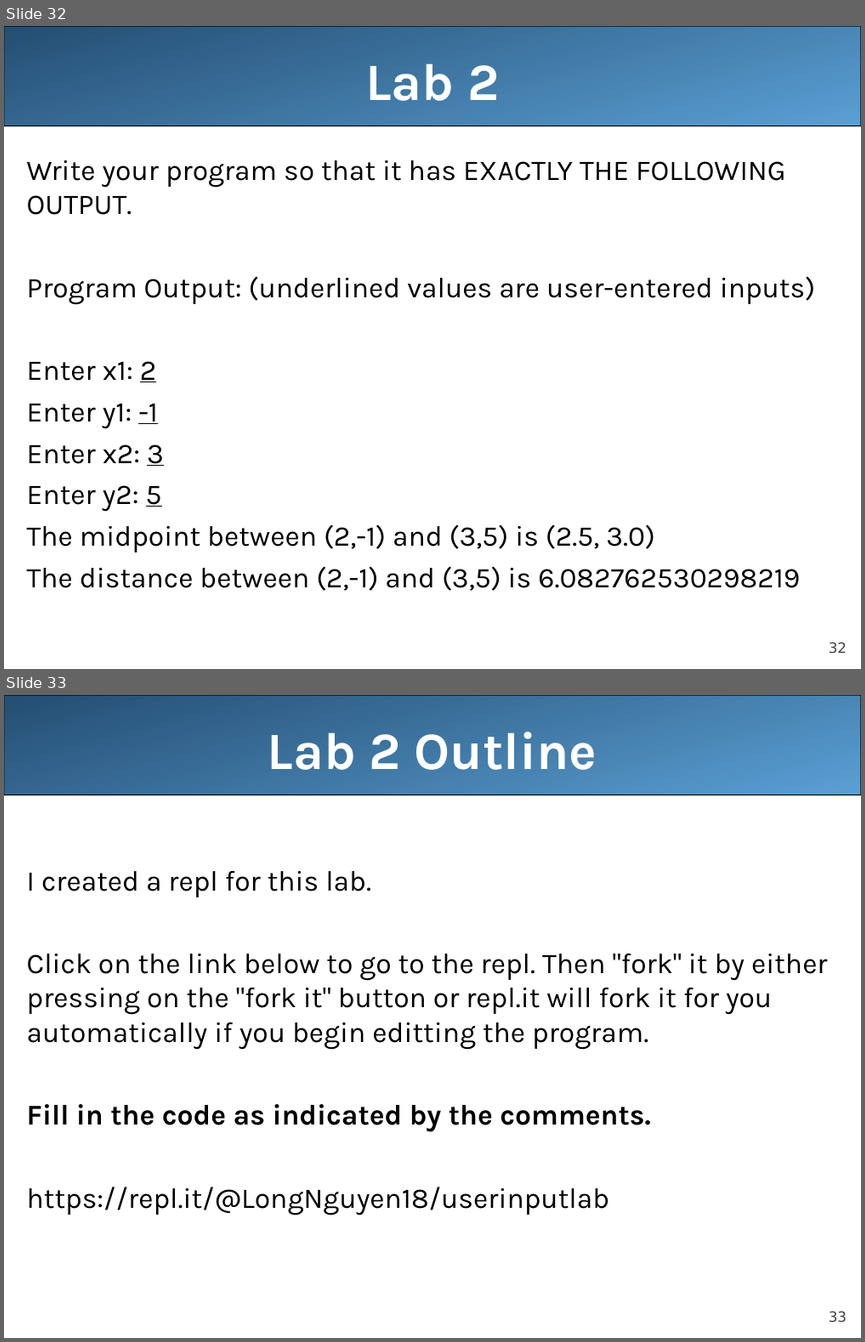
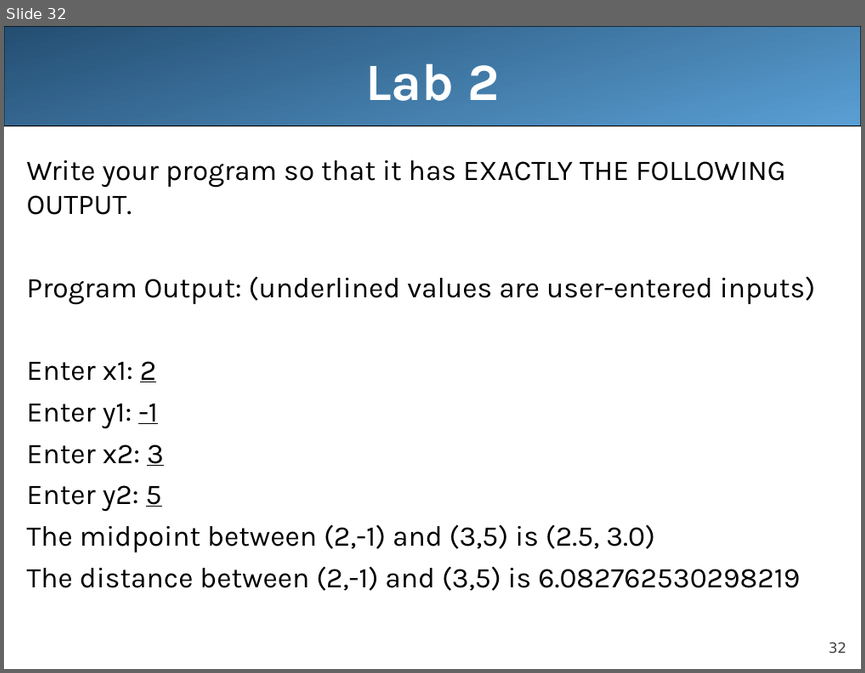
Before and after one commit to pinglee0/unit2, a slide deck: lecture5.ppt. Shown one above the other, each under a label of ours: slides 32 and 33 before the commit, slide 32 after it. The pictures are 865x1342 and 865x673 pixels, drawn with LibreOffice and Linux fonts; fonts in the diff are those of the drawing. Boxes give left, top, right and bottom in pixels: in the first picture for what was removed or moved away, otherwise in the second. Text is boxed around its words. In the diff, an @@ line names an element or a change of style, - is before the commit and + after.

```diff
--- a/lecture5.ppt
+++ b/lecture5.ppt
@@ slide 33 removed at [4, 695, 861, 1338], background #FFFFFF; not listed: 2 template elements that a slide beside it also shows @@
@@ title removed at [268, 732, 597, 770] @@
-Lab 2 Outline
@@ text removed at [27, 871, 828, 1214] @@
-I created a repl for this lab.
-Click on the link below to go to the repl. Then "fork" it by either pressing on the "fork it" button or repl.it will fork it for you automatically if you begin editting the program.
-Fill in the code as indicated by the comments.
-https://repl.it/@LongNguyen18/userinputlab
```
Also in this commit, not shown: 5 slides changed, 1 other slide removed.
